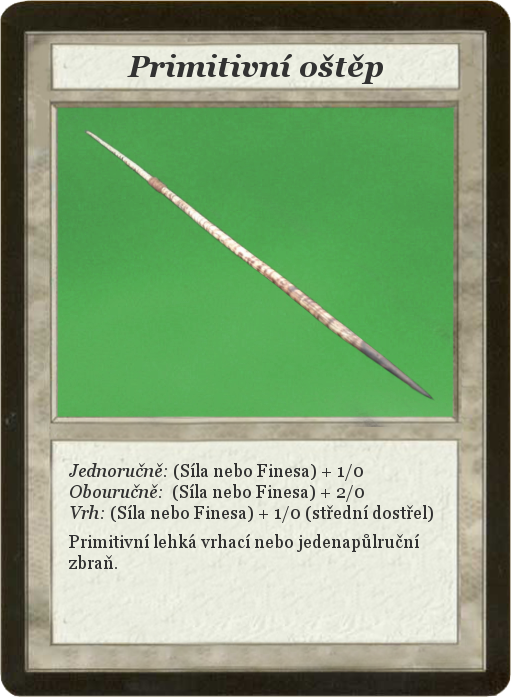
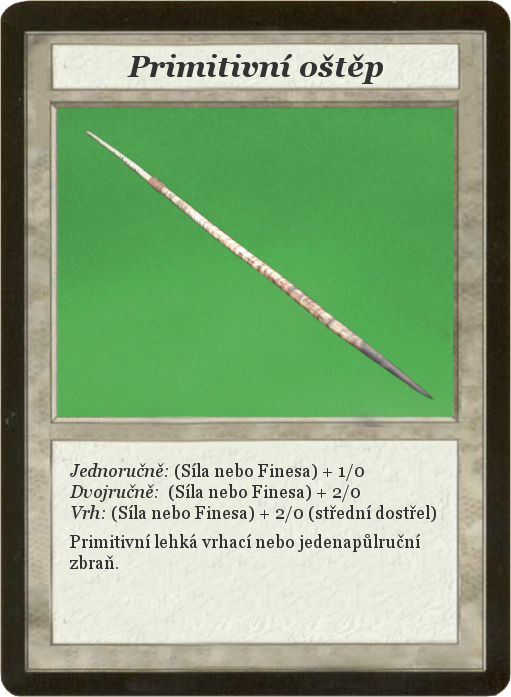
Layers edited between the first and the second 511×697 image:
painted on "Jednoručně: (Síla nebo Finesa)..." over [69,463,436,569]
